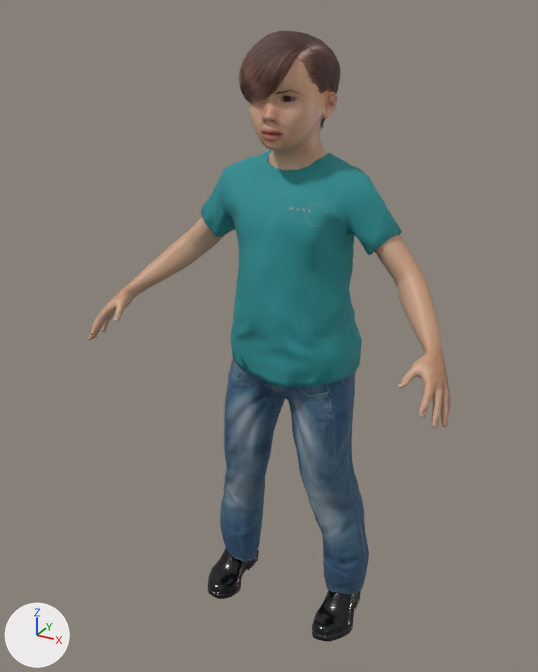
Before and after pictures for a commit that changed the glTF model models/makehuman/Biped/p03.glb.
Camera for both pictures: a camera (50 mm lens) standing at (0.559, -1.125, 1.112) and looking at (-0.028, -0.058, 0.578). The lights are fixed; the arrows at lower left show +X, +Y and +Z. The older version comes first. Vertices at exactly the same position are counted once.

Objects in the first picture: 'p03.body', 'p03.male_casualsuit06', 'p03.shoes03', 'p03.short03' and 1 more.
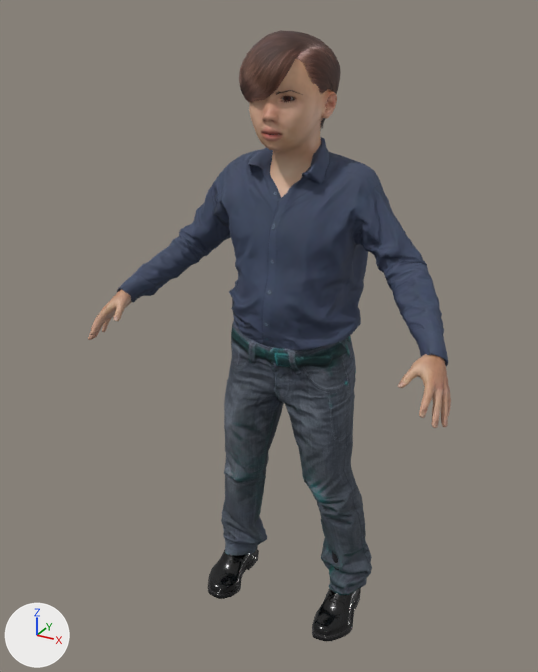
Location of each change, [x1, y1, x2, y2] in pixels of the pictures (538 x 672 px):
'p03.male_casualsuit01', added (blue)
    after: [117, 137, 448, 595]
'p03.male_casualsuit06', deleted
    before: [201, 150, 402, 594]
part 1 of me_base, built on
    before: [115, 136, 446, 369]
    after: [265, 141, 446, 369]

Patch to the scene script:
```diff
--- a/models/makehuman/Biped/p03.glb.py
+++ b/models/makehuman/Biped/p03.glb.py
@@ img_male_casualsuit01_normal @@
+img_male_casualsuit01_normal = load_image('male_casualsuit01_normal', '_unpacked/male_casualsuit01_normal', 1024, 1024, 'Non-Color')
@@ img_male_casualsuit01_diffuse_png_p03 @@
+img_male_casualsuit01_diffuse_png_p03 = load_image('male_casualsuit01_diffuse.png-p03', '_unpacked/male_casualsuit01_diffuse.png-p03', 1024, 1024, 'sRGB')
@@ mat_p03_male_casualsuit01 @@
+mat_p03_male_casualsuit01 = bpy.data.materials.new('p03.male_casualsuit01')
+# uses the picture img_male_casualsuit01_diffuse_png_p03
+# uses the picture img_male_casualsuit01_normal
@@ me_base @@
 # used by ob_p03_body; location = (0.0, 0.0, 0.0)
-me_base.from_pydata(...)  # 4517 vertices, 8867 faces; spans x -0.333..0.333, y -0.215..0.048, z 0.11..1.076
+me_base.from_pydata(...)  # 3323 vertices, 6550 faces; spans x -0.333..0.333, y -0.215..0.048, z 0.556..1.076
+# me_base part 1: 38 vertices moved from x -0.327..0.328, y -0.187..-0.036, z 0.562..1.0 to x -0.327..0.328, y -0.188..-0.036, z 0.562..1.0; 1534 vertices removed from x -0.332..0.332, y -0.213..0.042, z 0.557..1.037; 458 vertices added at x -0.331..0.332, y -0.213..0.033, z 0.558..1.044
+# other edits to the shape of me_base do not show in these pictures
 me_base.materials.append(mat_p03_body)
@@ me_male_casualsuit01 @@
+me_male_casualsuit01.from_pydata(...)  # 3574 vertices, 7046 faces; spans x -0.311..0.309, y -0.141..0.085, z 0.046..0.919
+me_male_casualsuit01.materials.append(mat_p03_male_casualsuit01)
@@ ob_p03_male_casualsuit06 @@
-ob_p03_male_casualsuit06 = bpy.data.objects.new('p03.male_casualsuit06', me_male_casualsuit06)
-ob_p03_male_casualsuit06.location = (0.0, 0.0, 0.0)
@@ ob_p03_male_casualsuit01 @@
+ob_p03_male_casualsuit01 = bpy.data.objects.new('p03.male_casualsuit01', me_male_casualsuit01)
+ob_p03_male_casualsuit01.location = (0.0, 0.0, 0.0)
```
